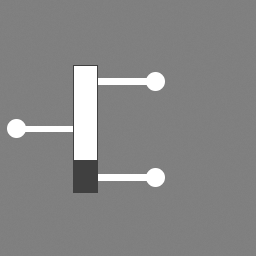
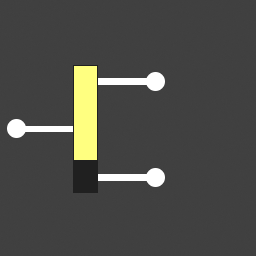
Two versions of the same layered image (256x256). Layer-by-layer changes:
painted on "Layer #4" over [74, 66, 97, 160]
painted on "Layer #3" over [73, 65, 98, 193]
painted on "Layer #1" over [0, 0, 256, 256]
